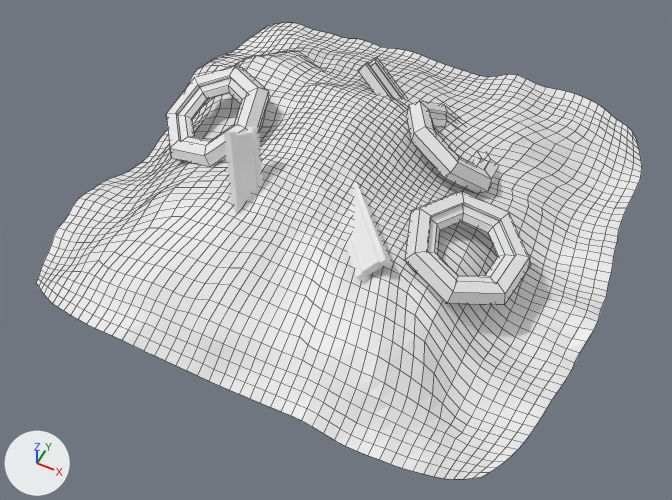
What one commit did to the Blender file Assets/liquid/Models/medium_patch_of_rubble.blend.
The view is the same before and after, from a 50 mm camera at (4.39, -9.37, 10.02) aimed at (0.17, -0.93, -0.53). Arrows for +X, +Y and +Z are at lower left; the lights stay in place. Mesh edges are drawn as thin lines on the coarser meshes.

Names of what the first picture shows: 'Metal.001', 'Metal.003', 'Metal.005', 'Plane', 'Wheel', 'Wheel.002', 'Wheel.003'.
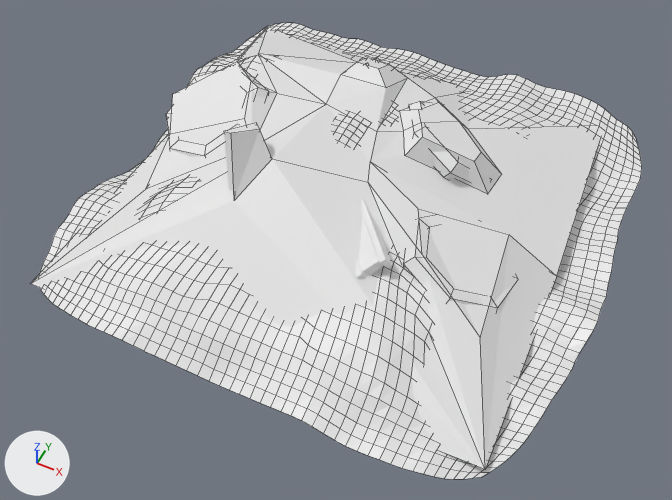
Boxes (x1, y1, x2, y2) around the edits, measured in the pictures (672 x 500 px):
'Cube', added: after (31, 28, 600, 469)
'Wheel.002', moved, turned: before (405, 191, 531, 305); after (403, 217, 514, 310)
'Wheel', unchanged, covered by the edit: before (166, 66, 269, 167); after (166, 68, 269, 157)
'Wheel.003', unchanged, covered by the edit: before (407, 101, 498, 193); after (408, 101, 469, 182)
'Metal.005', unchanged, covered by the edit: before (224, 126, 263, 215); after (224, 127, 259, 192)

The change, as a list of edits to the scene's bpy script:
```text
Add me_cube:
    me_cube.from_pydata(...)  # 53 vertices, 44 faces; spans x -3.55..3.5, y -3.57..3.62, z -0.46..1.47
Change ob_wheel_002:
    ob_wheel_002.location: (2.14, -0.8, 0.35) -> (2.09, -0.86, 0.06)
    ob_wheel_002.rotation_euler: (0.167, 0.237, 0.362) -> (-0.0173, 0.41, 0.319)  # degrees (9.6, 14, 21) -> degrees (-1, 23, 18)
Add ob_cube:
    ob_cube = bpy.data.objects.new('Cube', me_cube)
    ob_cube.location = (0.0, 0.0, 0.0)
```
